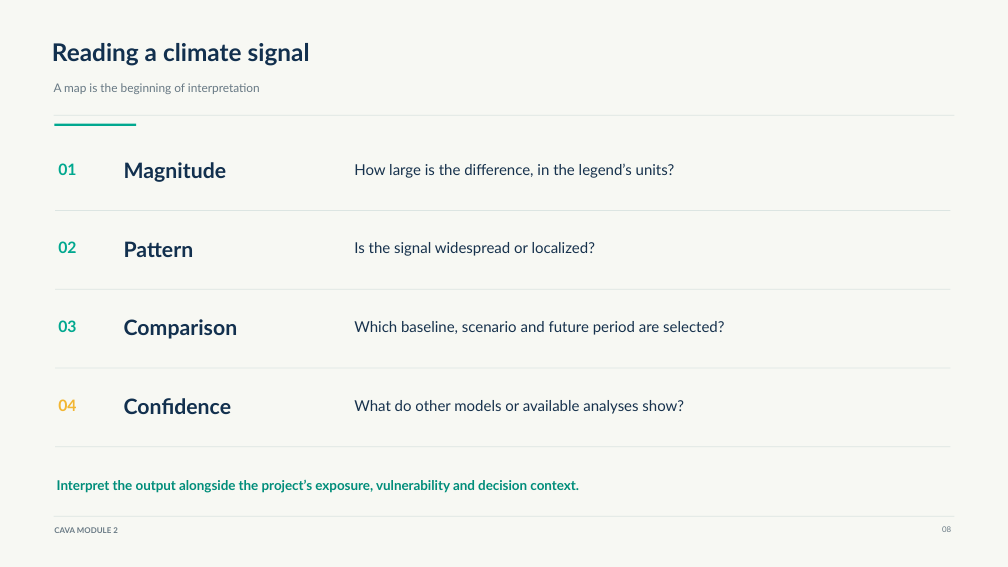
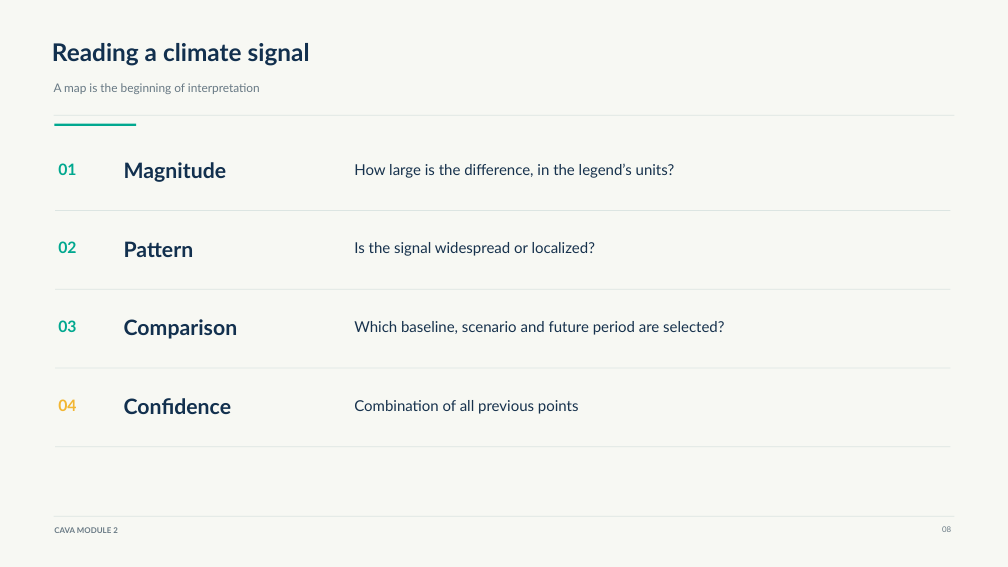
Before and after one commit to Risk-Team/trainings, a slide deck: slide 8 of CAVAtraining/HQ/day2/CAVA_Module_2.pptx. Drawn at 1008x567 pixels with LibreOffice and Linux fonts; fonts in the diff are those of the drawing. Boxes give left, top, right and bottom in pixels: in the first picture for what was removed or moved away, otherwise in the second. Text is boxed around its words. In the diff, an @@ line names an element or a change of style, - is before the commit and + after.

```diff
--- a/CAVAtraining/HQ/day2/CAVA_Module_2.pptx
+++ b/CAVAtraining/HQ/day2/CAVA_Module_2.pptx
@@ text at (354, 400, 579, 414): text changed @@
-What do other models or available analyses show?
+Combination of all previous points
@@ text removed at (57, 480, 579, 493) @@
-Interpret the output alongside the project’s exposure, vulnerability and decision context.
```
Also in this commit, not shown: 6 other slides changed, 8 other files.
